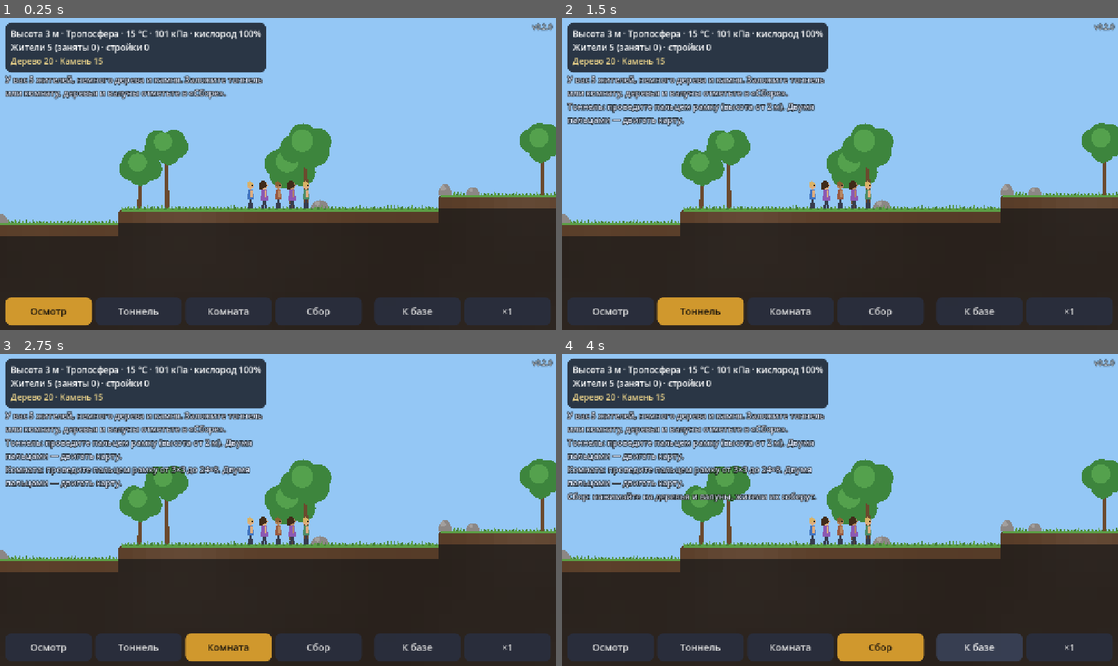
Above: before the commit, frames 1-4 (two rows, left to right).
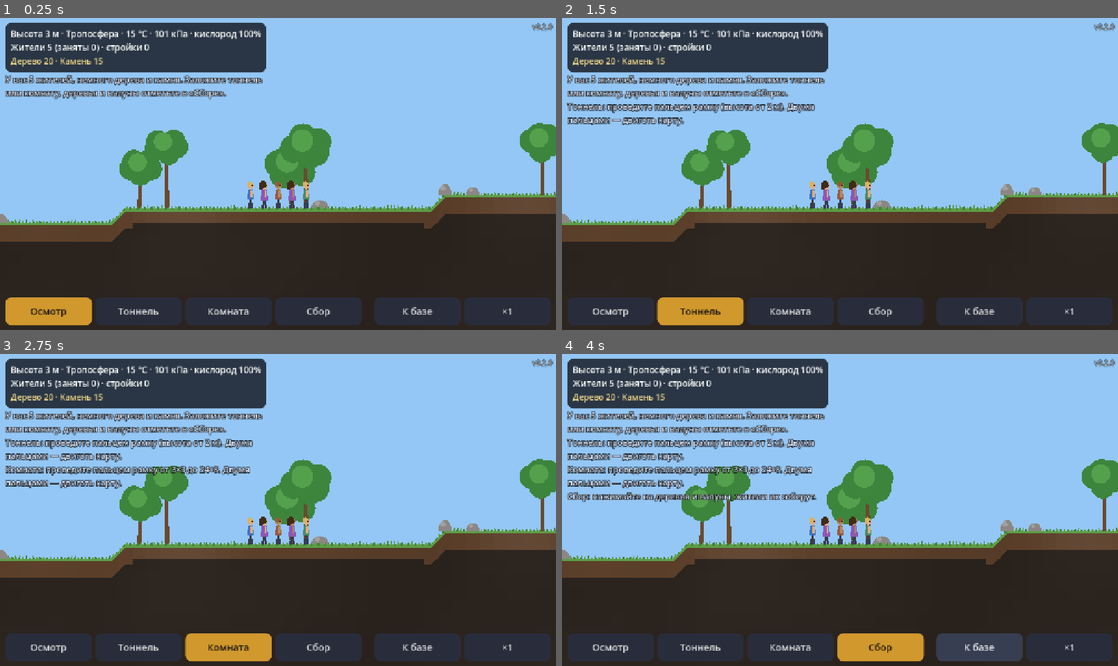
Above: after the commit, the same moments.

Repository: web-static-host/game1
Game: Godot game, scene res://scenes/main.tscn
The game is run twice, just before and just after one commit, with the same random seed, the same clock (stepped at 60 frames per second) and the same inputs.
Inputs:
- Up to frame 1 (0.25 s): no input
- Up to frame 2 (1.5 s): click "Осмотр" at 0.5 s; click "Тоннель" at 1.25 s
- Up to frame 3 (2.75 s): click "Комната" at 2 s
- Up to frame 4 (4 s): click "Сбор" at 2.75 s; click "К базе" at 3.5 s

The runs differ from the first frame. In frame 1, 1.0% of the frame differs, in the area x 0-100%, y 56-72%; in frame 2, 1.0%; in frame 3, 1.0%; in frame 4, 1.0%.

Commit message:
Исправлено: жители бросали комнату после первого ряда; плавный рельеф
- Комнату копали сверху, но не могли спуститься внутрь: в комнатах не было
  лестниц. Теперь при копке стоят леса, в готовой комнате — лестницы у стен
- Предупреждение при закладке стройки без прохода к ней
- Поверхность рисуется плавной линией вместо ступенек, почвенный слой
  постоянной толщины, жители и трава следуют рельефу
- Лист концептов жителей (tests/concepts.gd)

Co-Authored-By: Claude Opus 5.5 <noreply@anthropic.com>
Claude-Session: https://claude.ai/code/session_016LhimkttaYpRVNZ3oj9mAA

Diff:
--- a/scripts/game/colony.gd
+++ b/scripts/game/colony.gd
@@ -26,7 +26,8 @@
 var inventory := {}
 ## Клетки готовых построек: Vector2i -> id проекта.
 var interior := {}
-## Клетки всех комнат (и строящихся): Vector2i -> id проекта.
+## Середина комнат (кроме крайних колонн, где лестницы) после этапа копки:
+## там ходят по полу. Vector2i -> id проекта.
 var room_cells := {}
 ## Занятые цели: ключ -> id жителя.
 var reserved := {}
@@ -123,6 +124,15 @@
 	return ""
 
 
+## Есть ли у зоны выход к открытому пространству или к другой стройке.
+func has_access(r: Rect2i) -> bool:
+	for y in range(r.position.y - 1, r.end.y + 1):
+		for x in range(r.position.x - 1, r.end.x + 1):
+			if world.is_open(x, y) or (not r.has_point(Vector2i(x, y)) and project_at(Vector2i(x, y)) != null):
+				return true
+	return false
+
+
 func create_project(kind: int, r: Rect2i) -> Project:
 	if not validate(kind, r).is_empty():
 		return null
@@ -132,7 +142,6 @@
 	p.kind = kind
 	p.rect = r
 	projects.append(p)
-	_register_room(p)
 	_check_phase(p)
 	return p
 
@@ -162,9 +171,13 @@
 	_log("%s отменена" % p.title(), "info")
 
 
+## Пока комнату копают, в ней леса — по ним можно лазить. Потом лестницы остаются
+## только у боковых стен.
 func _register_room(p: Project) -> void:
-	if p.kind == Project.Kind.ROOM:
-		for c in p.cells():
+	if p.kind != Project.Kind.ROOM or p.phase == Project.Phase.DIG:
+		return
+	for c in p.cells():
+		if c.x > p.rect.position.x and c.x < p.rect.end.x - 1:
 			room_cells[c] = p.id
 
 
@@ -192,6 +205,7 @@
 	_check_liquids(p)
 	if remaining_dig(p).is_empty():
 		p.phase = Project.Phase.BUILD
+		_register_room(p)
 		var lines: PackedStringArray = []
 		for k in p.found:
 			lines.append("%s %d" % [Mat.resource_name(k), p.found[k]])
--- a/scripts/main.gd
+++ b/scripts/main.gd
@@ -303,6 +303,8 @@
 	var lines: PackedStringArray = ["%s %d×%d" % [Project.kind_name(kind), r.size.x, r.size.y]]
 	lines.append("Материалы на 2-м этапе: " + _cost_text(Project.cost_for(kind, r)))
 	lines.append("Сначала жители выкопают зону, потом построят.")
+	if not colony.has_access(r):
+		lines.append("Внимание: к зоне нет прохода — сначала проложите к ней тоннель.")
 	hud.show_info("\n".join(lines), [
 		["Построить", _confirm_pending],
 		["Отмена", _clear_preview],
--- a/scripts/world/chunk_view.gd
+++ b/scripts/world/chunk_view.gd
@@ -7,6 +7,8 @@
 const SIZE := ChunkData.SIZE
 const TILE := 32.0
 const ROUND := 11.0
+## Толщина почвенного слоя вдоль сглаженной поверхности, в клетках.
+const SOIL_BAND := 1.4
 const NEIGHBORS: Array[Vector2i] = [Vector2i(-1, 0), Vector2i(1, 0), Vector2i(0, -1), Vector2i(0, 1), Vector2i(-2, 0), Vector2i(2, 0)]
 const CORNERS: Array[Vector2i] = [Vector2i(-1, -1), Vector2i(1, -1), Vector2i(1, 1), Vector2i(-1, 1)]
 const GRASS := Color(0.36, 0.62, 0.27)
@@ -96,9 +98,15 @@
 	for lx in SIZE:
 		var x := x0 + lx
 		var surf := gen.surface_y(x)
+		# Плавный рельеф: верх земли — ломаная через центры столбцов, а не ступеньки.
+		var line := _surface_line(x, surf)
+		var band_to := ceili(maxf(line.x, line.z) + SOIL_BAND) if not line.is_zero_approx() else surf
+		var soil := rock_color(Mat.TOPSOIL, gen.tint(x, surf))
 		for ly in SIZE:
 			var y := y0 + ly
 			if y < surf:
+				if not line.is_zero_approx() and y + 1 > minf(line.x, line.z):
+					_draw_clipped(lx, ly, line, soil)
 				continue # небо рисует фон
 			var i := ChunkData.idx(lx, ly)
 			var f := chunk.flags[i]
@@ -106,6 +114,16 @@
 			var v := gen.tint(x, y)
 			var r := Rect2(lx * TILE, ly * TILE, TILE, TILE)
 			var depth := y - surf
+			if y < band_to and f & ChunkData.F_DUG == 0 and Mat.is_solid(m):
+				var col := rock_color(m, v) if f & ChunkData.F_REVEALED else fog_color(depth, v)
+				_draw_clipped(lx, ly, line, col)
+				# Почвенный слой постоянной толщины вдоль поверхности скрывает ступеньки.
+				var band := _band_poly(lx, ly, line)
+				for poly in Geometry2D.intersect_polygons(band, _rect_poly(r)):
+					draw_colored_polygon(poly, soil)
+				if y == surf:
+					_draw_smooth_grass(lx, ly, line, x)
+				continue
 			if f & ChunkData.F_REVEALED == 0:
 				draw_rect(r, fog_color(depth, v))
 				continue
@@ -292,3 +310,99 @@
 	draw_circle(p, 11, Color(0, 0, 0, 0.5))
 	draw_circle(p, 9, MARK)
 	draw_colored_polygon(PackedVector2Array([p + Vector2(-5, -3), p + Vector2(5, -3), p + Vector2(0, 5)]), Color(0.2, 0.15, 0.05))
+
+
+
+## Линия поверхности над столбцом x в клетках: (левый край, центр, правый край).
+## Нулевой вектор — сглаживание не нужно (поверхность раскопана).
+func _surface_line(x: int, surf: int) -> Vector3:
+	var top := world.get_flags(x, surf) if world.has_chunk(x >> ChunkData.SHIFT, surf >> ChunkData.SHIFT) else 0
+	if top & ChunkData.F_DUG:
+		return Vector3.ZERO
+	var gen := world.gen
+	return Vector3((gen.surface_y(x - 1) + surf) * 0.5, surf, (surf + gen.surface_y(x + 1)) * 0.5)
+
+
+## Рисует часть клетки ниже линии поверхности.
+func _draw_clipped(lx: int, ly: int, line: Vector3, col: Color) -> void:
+	var pts := clip_below(lx * TILE, ly * TILE, TILE, _line_px(ly, line))
+	if pts.size() >= 3:
+		draw_colored_polygon(pts, col)
+
+
+## Линия в пикселях чанка относительно строки ly: y-координаты (лево, центр, право).
+func _line_px(ly: int, line: Vector3) -> Vector3:
+	var y0 := chunk.cy * SIZE
+	return (line - Vector3(y0, y0, y0)) * TILE
+
+
+## Полигон: квадрат клетки, обрезанный сверху ломаной (x0,l.x)-(xm,l.y)-(x1,l.z).
+static func clip_below(x0: float, top: float, size: float, l: Vector3) -> PackedVector2Array:
+	var bottom := top + size
+	var xs := [x0, x0 + size * 0.5, x0 + size]
+	var ls := [l.x, l.y, l.z]
+	var upper: Array[Vector2] = []
+	for seg in 2:
+		var a := Vector2(xs[seg], ls[seg])
+		var b := Vector2(xs[seg + 1], ls[seg + 1])
+		var pts: Array[Vector2] = [a]
+		if not is_equal_approx(a.y, b.y):
+			var ts: Array[float] = []
+			for yy in [top, bottom]:
+				var t: float = (yy - a.y) / (b.y - a.y)
+				if t > 0.0 and t < 1.0:
+					ts.append(t)
+			ts.sort()
+			for t in ts:
+				pts.append(a.lerp(b, t))
+		pts.append(b)
+		for p in pts:
+			upper.append(Vector2(p.x, clampf(p.y, top, bottom)))
+	var all_bottom := true
+	for p in upper:
+		if p.y < bottom - 0.01:
+			all_bottom = false
+	if all_bottom:
+		return PackedVector2Array()
+	var poly := PackedVector2Array()
+	for p in upper:
+		if poly.is_empty() or not poly[poly.size() - 1].is_equal_approx(p):
+			poly.append(p)
+	var br := Vector2(x0 + size, bottom)
+	var bl := Vector2(x0, bottom)
+	if not poly[poly.size() - 1].is_equal_approx(br):
+		poly.append(br)
+	if not poly[0].is_equal_approx(bl):
+		poly.append(bl)
+	return poly
+
+
+func _draw_smooth_grass(lx: int, ly: int, line: Vector3, x: int) -> void:
+	var l := _line_px(ly, line)
+	var xs := [lx * TILE, lx * TILE + TILE * 0.5, lx * TILE + TILE]
+	var ys := [l.x, l.y, l.z]
+	draw_colored_polygon(PackedVector2Array([
+		Vector2(xs[0], ys[0]), Vector2(xs[1], ys[1]), Vector2(xs[2], ys[2]),
+		Vector2(xs[2], ys[2] + 6), Vector2(xs[1], ys[1] + 6), Vector2(xs[0], ys[0] + 6)]), GRASS)
+	for k in 4:
+		var t := (k + 0.5) / 4.0
+		var bx: float = lerpf(xs[0], xs[2], t)
+		var by: float = lerpf(ys[0], ys[1], t * 2.0) if t < 0.5 else lerpf(ys[1], ys[2], t * 2.0 - 1.0)
+		var hgt := 4.0 + WorldGen.hash01(x, k, 400) * 6.0
+		draw_colored_polygon(PackedVector2Array([
+			Vector2(bx - 3, by + 1), Vector2(bx + 3, by + 1),
+			Vector2(bx + WorldGen.hash01(x, k, 401) * 4.0 - 2.0, by - hgt),
+		]), GRASS_DARK if k % 2 else GRASS)
+
+
+func _band_poly(lx: int, ly: int, line: Vector3) -> PackedVector2Array:
+	var l := _line_px(ly, line)
+	var d := SOIL_BAND * TILE
+	var x0 := lx * TILE
+	return PackedVector2Array([
+		Vector2(x0, l.x), Vector2(x0 + TILE * 0.5, l.y), Vector2(x0 + TILE, l.z),
+		Vector2(x0 + TILE, l.z + d), Vector2(x0 + TILE * 0.5, l.y + d), Vector2(x0, l.x + d)])
+
+
+static func _rect_poly(r: Rect2) -> PackedVector2Array:
+	return PackedVector2Array([r.position, Vector2(r.end.x, r.position.y), r.end, Vector2(r.position.x, r.end.y)])
--- a/scripts/world/structure_layer.gd
+++ b/scripts/world/structure_layer.gd
@@ -66,6 +66,9 @@
 		draw_rect(Rect2(r.position.x, r.position.y, r.size.x, 5), ROOM_FRAME)
 		draw_rect(Rect2(r.position.x, r.position.y, 5, r.size.y), ROOM_FRAME)
 		draw_rect(Rect2(r.end.x - 5, r.position.y, 5, r.size.y), ROOM_FRAME)
+		# Лестницы у боковых стен.
+		for lx in [r.position.x + TILE * 0.5, r.end.x - TILE * 0.5]:
+			_ladder(lx, r.position.y + 5, r.end.y - 6, 1.0)
 		var lamp := Vector2(r.get_center().x, r.position.y + 9)
 		draw_circle(lamp, 14, Color(LAMP, 0.18))
 		draw_circle(lamp, 5, LAMP)
@@ -79,14 +82,7 @@
 func _draw_supports(p: Project, r: Rect2, alpha: float) -> void:
 	var col := Color(BEAM, alpha)
 	if p.rect.size.y > p.rect.size.x:
-		var lx := r.get_center().x - 7
-		var rx := r.get_center().x + 7
-		draw_line(Vector2(lx, r.position.y), Vector2(lx, r.end.y), col, 3.0)
-		draw_line(Vector2(rx, r.position.y), Vector2(rx, r.end.y), col, 3.0)
-		var y := r.position.y + 8
-		while y < r.end.y:
-			draw_line(Vector2(lx, y), Vector2(rx, y), col, 2.5)
-			y += 10
+		_ladder(r.get_center().x, r.position.y, r.end.y, alpha)
 	else:
 		var x := r.position.x + TILE * 0.5
 		while x < r.end.x:
@@ -153,3 +149,13 @@
 		return
 	draw_string_outline(font, p, text, HORIZONTAL_ALIGNMENT_LEFT, -1, 22, 6, Color(0, 0, 0, 0.85))
 	draw_string(font, p, text, HORIZONTAL_ALIGNMENT_LEFT, -1, 22, col)
+
+
+func _ladder(cx: float, top: float, bottom: float, alpha: float) -> void:
+	var col := Color(BEAM, alpha)
+	draw_line(Vector2(cx - 7, top), Vector2(cx - 7, bottom), col, 3.0)
+	draw_line(Vector2(cx + 7, top), Vector2(cx + 7, bottom), col, 3.0)
+	var y := top + 8
+	while y < bottom:
+		draw_line(Vector2(cx - 7, y), Vector2(cx + 7, y), col, 2.5)
+		y += 10
--- a/scripts/world/unit_layer.gd
+++ b/scripts/world/unit_layer.gd
@@ -26,6 +26,13 @@
 	var font := ThemeDB.fallback_font
 	for u in colony.units:
 		var foot := view.cell_to_local(Vector2i.ZERO) + (u.pos + Vector2(0.5, 1.0)) * TILE
+		# На естественном рельефе ноги ставим на сглаженную линию поверхности.
+		var gen := colony.world.gen
+		var cx := roundi(u.pos.x)
+		var below := roundi(u.pos.y) + 1
+		if u.state != Unit.State.FALL and below == gen.surface_y(cx) and not colony.world.is_dug(cx, below) \
+				and not colony.interior.has(Vector2i(cx, below - 1)):
+			foot.y = view.cell_to_local(Vector2i.ZERO).y + gen.surface_smooth(u.pos.x + 0.5) * TILE
 		_draw_unit(u, foot)
 		if u.id == selected_unit:
 			draw_arc(foot + Vector2(0, -26), 34, 0, TAU, 32, Color.WHITE, 2.0)
--- a/scripts/world/world_gen.gd
+++ b/scripts/world/world_gen.gd
@@ -130,6 +130,14 @@
 func surface_y(x: int) -> int:
 	var h := _n_surface.get_noise_1d(x) * 45.0 + _n_hills.get_noise_1d(x) * 5.0
 	return int(round(-h))
+
+
+## Сглаженная линия поверхности (для отрисовки): ломаная через центры столбцов.
+## fx — координата в клетках (дробная), результат — y верха земли в клетках.
+func surface_smooth(fx: float) -> float:
+	var c := fx - 0.5
+	var i := floori(c)
+	return lerpf(surface_y(i), surface_y(i + 1), c - i)
 
 
 ## Глубина (м) нижней границы осадочного чехла в столбце x.
--- /dev/null
+++ b/tests/concepts.gd
@@ -0,0 +1,154 @@
+extends SceneTree
+## Лист концептов жителей: 4 вида, у каждого самец и самка.
+##   xvfb-run godot --path . -s res://tests/concepts.gd -- <файл.png>
+
+var _frame := 0
+var _out := "user://concepts.png"
+
+
+class Sheet extends Node2D:
+	const NAMES := ["Кротоны", "Камешки", "Грибли", "Саламандры"]
+	const NOTES := [
+		"землекопы, бархатная шерсть,\nлапы-лопаты, плохо видят на свету",
+		"живые камни с кристаллами,\nкрепкие и медленные, цвет = порода",
+		"грибной народец, любят сырость\nи темноту, светятся в шахтах",
+		"огнеупорные ящерки,\nне боятся жары у магмы",
+	]
+
+	func _draw() -> void:
+		draw_rect(Rect2(0, 0, 1600, 900), Color(0.12, 0.13, 0.17))
+		var font := ThemeDB.fallback_font
+		for i in 4:
+			var cx := 200.0 + i * 400.0
+			draw_rect(Rect2(cx - 185, 30, 370, 840), Color(0.17, 0.19, 0.25))
+			draw_string(font, Vector2(cx - 180, 90), NAMES[i], HORIZONTAL_ALIGNMENT_CENTER, 360, 40, Color(1, 0.85, 0.5))
+			var lines: PackedStringArray = NOTES[i].split("\n")
+			for k in lines.size():
+				draw_string(font, Vector2(cx - 180, 770 + k * 30), lines[k], HORIZONTAL_ALIGNMENT_CENTER, 360, 18, Color(0.85, 0.88, 0.95))
+			for sex in 2:
+				var foot := Vector2(cx - 85 + sex * 170, 600)
+				draw_set_transform(foot, 0.0, Vector2(3.4, 3.4))
+				match i:
+					0: _mole(sex)
+					1: _rock(sex)
+					2: _shroom(sex)
+					3: _sala(sex)
+				draw_set_transform(Vector2.ZERO)
+				draw_string(font, foot + Vector2(-60, 60), "самка" if sex else "самец", HORIZONTAL_ALIGNMENT_CENTER, 120, 22, Color(0.7, 0.72, 0.8))
+
+	func _eye(p: Vector2, r: float) -> void:
+		draw_circle(p, r, Color.WHITE)
+		draw_circle(p + Vector2(r * 0.25, 0), r * 0.55, Color(0.1, 0.08, 0.1))
+		draw_circle(p + Vector2(r * 0.4, -r * 0.3), r * 0.2, Color.WHITE)
+
+	func _bow(p: Vector2, col: Color) -> void:
+		draw_colored_polygon(PackedVector2Array([p, p + Vector2(-6, -4), p + Vector2(-6, 4)]), col)
+		draw_colored_polygon(PackedVector2Array([p, p + Vector2(6, -4), p + Vector2(6, 4)]), col)
+		draw_circle(p, 1.8, col.darkened(0.2))
+
+	# Кротон: пухлое тело, большие розовые лапы, нос-пятачок, каска.
+	func _mole(sex: int) -> void:
+		var fur := Color(0.36, 0.3, 0.36) if sex == 0 else Color(0.45, 0.36, 0.4)
+		var paw := Color(0.95, 0.66, 0.7)
+		draw_circle(Vector2(-6, -2), 4, paw)
+		draw_circle(Vector2(6, -2), 4, paw)
+		draw_colored_polygon(_ellipse(Vector2(0, -18), 15, 18), fur)
+		draw_colored_polygon(_ellipse(Vector2(0, -14), 9, 11), fur.lightened(0.25))
+		draw_colored_polygon(_ellipse(Vector2(15, -18), 6, 4), paw)
+		draw_colored_polygon(_ellipse(Vector2(-15, -18), 6, 4), paw)
+		for k in 3:
+			draw_line(Vector2(19, -20 + k * 2), Vector2(23, -21 + k * 2.5), Color(0.95, 0.9, 0.85), 1.0)
+		draw_circle(Vector2(0, -30), 3.5, paw.darkened(0.1))
+		draw_circle(Vector2(-5, -34), 1.4, Color(0.05, 0.05, 0.05))
+		draw_circle(Vector2(5, -34), 1.4, Color(0.05, 0.05, 0.05))
+		draw_arc(Vector2(0, -30), 13, PI + 0.25, TAU - 0.25, 16, Color(1, 0.78, 0.15), 5.0)
+		draw_circle(Vector2(0, -41), 2.5, Color(1, 0.95, 0.6))
+		if sex == 1:
+			_bow(Vector2(11, -38), Color(0.9, 0.3, 0.45))
+
+	# Камешек: угловатое каменное тело, кристаллы, светящиеся глаза.
+	func _rock(sex: int) -> void:
+		var stone := Color(0.55, 0.52, 0.5) if sex == 0 else Color(0.66, 0.56, 0.54)
+		var cry := Color(0.45, 0.85, 0.95) if sex == 0 else Color(0.85, 0.5, 0.9)
+		draw_colored_polygon(PackedVector2Array([Vector2(-7, 0), Vector2(-4, -8), Vector2(-1, 0)]), stone.darkened(0.2))
+		draw_colored_polygon(PackedVector2Array([Vector2(1, 0), Vector2(4, -8), Vector2(7, 0)]), stone.darkened(0.2))
+		draw_colored_polygon(PackedVector2Array([
+			Vector2(-14, -8), Vector2(-16, -26), Vector2(-9, -42), Vector2(6, -45),
+			Vector2(15, -32), Vector2(14, -10), Vector2(6, -5), Vector2(-6, -5)]), stone)
+		draw_colored_polygon(PackedVector2Array([Vector2(-9, -42), Vector2(6, -45), Vector2(0, -36)]), stone.lightened(0.15))
+		for k in 3:
+			var b := Vector2(-6 + k * 7, -42 - (k % 2) * 3)
+			draw_colored_polygon(PackedVector2Array([b + Vector2(-3, 2), b + Vector2(0, -9 - k * 2), b + Vector2(3, 2)]), cry)
+		draw_circle(Vector2(-4, -27), 3, cry.lightened(0.4))
+		draw_circle(Vector2(6, -27), 3, cry.lightened(0.4))
+		draw_line(Vector2(-3, -18), Vector2(5, -18), stone.darkened(0.4), 1.5)
+		draw_colored_polygon(PackedVector2Array([Vector2(-18, -26), Vector2(-22, -14), Vector2(-14, -16)]), stone.darkened(0.1))
+		draw_colored_polygon(PackedVector2Array([Vector2(16, -26), Vector2(21, -14), Vector2(13, -16)]), stone.darkened(0.1))
+
+	# Грибль: шляпка, тонкая ножка-тело, светящиеся точки.
+	func _shroom(sex: int) -> void:
+		var cap := Color(0.78, 0.25, 0.22) if sex == 0 else Color(0.55, 0.35, 0.75)
+		var stem := Color(0.95, 0.9, 0.8)
+		draw_line(Vector2(-3, 0), Vector2(-3, -10), stem.darkened(0.2), 3.0)
+		draw_line(Vector2(3, 0), Vector2(3, -10), stem.darkened(0.2), 3.0)
+		draw_colored_polygon(PackedVector2Array([Vector2(-7, -9), Vector2(7, -9), Vector2(5, -30), Vector2(-5, -30)]), stem)
+		draw_line(Vector2(-6, -22), Vector2(-12, -14), stem, 2.5)
+		draw_line(Vector2(6, -22), Vector2(12, -14), stem, 2.5)
+		var pts := PackedVector2Array()
+		for k in 17:
+			var a := PI + k * PI / 16.0
+			pts.append(Vector2(cos(a) * 20, -30 + sin(a) * 16))
+		draw_colored_polygon(pts, cap)
+		for p in [Vector2(-10, -38), Vector2(3, -42), Vector2(11, -34), Vector2(-3, -33)]:
+			draw_circle(p, 2.6, Color(1, 1, 0.85))
+		_eye(Vector2(-2.5, -24), 2.2)
+		_eye(Vector2(3.5, -24), 2.2)
+		if sex == 1:
+			draw_circle(Vector2(-4, -19), 1.4, Color(1, 0.6, 0.65, 0.8))
+			draw_circle(Vector2(5, -19), 1.4, Color(1, 0.6, 0.65, 0.8))
+
+	# Саламандра: прямоходящая ящерка с хвостом и гребнем.
+	func _sala(sex: int) -> void:
+		var skin := Color(0.95, 0.45, 0.2) if sex == 0 else Color(0.95, 0.3, 0.4)
+		var belly := Color(1.0, 0.85, 0.5)
+		draw_polyline(PackedVector2Array([Vector2(-6, -8), Vector2(-14, -4), Vector2(-20, -8), Vector2(-22, -14)]), skin, 4.0)
+		draw_line(Vector2(-3, 0), Vector2(-3, -10), skin.darkened(0.15), 4.0)
+		draw_line(Vector2(4, 0), Vector2(4, -10), skin.darkened(0.15), 4.0)
+		draw_colored_polygon(_ellipse(Vector2(0, -19), 9, 13), skin)
+		draw_colored_polygon(_ellipse(Vector2(1.5, -17), 5, 9), belly)
+		draw_colored_polygon(_ellipse(Vector2(2, -36), 10, 8), skin)
+		for k in 4:
+			var b := Vector2(-8 + k * 3.5, -42 + k * 0.3)
+			draw_colored_polygon(PackedVector2Array([b + Vector2(-2, 2), b + Vector2(0, -5), b + Vector2(2, 2)]), skin.darkened(0.25))
+		_eye(Vector2(5, -38), 3.0)
+		draw_arc(Vector2(7, -33), 3, 0.2, PI - 0.4, 6, Color(0.3, 0.1, 0.05), 1.2)
+		draw_line(Vector2(6, -24), Vector2(12, -18), skin, 3.0)
+		for p in [Vector2(-4, -26), Vector2(-6, -16), Vector2(-3, -10)]:
+			draw_circle(p, 1.2, skin.darkened(0.3))
+		if sex == 1:
+			_bow(Vector2(-4, -44), Color(0.3, 0.75, 0.9))
+
+	func _ellipse(c: Vector2, rx: float, ry: float) -> PackedVector2Array:
+		var pts := PackedVector2Array()
+		for k in 24:
+			var a := k * TAU / 24.0
+			pts.append(c + Vector2(cos(a) * rx, sin(a) * ry))
+		return pts
+
+
+func _initialize() -> void:
+	var a := OS.get_cmdline_user_args()
+	if a.size() > 0:
+		_out = a[0]
+	root.content_scale_mode = Window.CONTENT_SCALE_MODE_DISABLED
+	root.size = Vector2i(1600, 900)
+	root.add_child(Sheet.new())
+
+
+func _process(_d: float) -> bool:
+	_frame += 1
+	if _frame == 5:
+		root.get_texture().get_image().save_png(_out)
+		print("лист: ", _out)
+		return true
+	return false
--- a/tests/run_tests.gd
+++ b/tests/run_tests.gd
@@ -15,6 +15,7 @@
 	test_offline_build()
 	test_pause_and_materials()
 	test_units_realtime()
+	test_room_from_surface_realtime()
 	test_save_roundtrip()
 	test_environment()
 	test_generation_speed()
@@ -225,6 +226,32 @@
 	check(w.feature_at(tree) == WorldGen.FEATURE_NONE and colony.inventory["wood"] > wood, "житель дошёл и срубил дерево (%.0f с)" % t)
 
 
+func test_room_from_surface_realtime() -> void:
+	# Раньше жители выкапывали верхний ряд комнаты и не могли спуститься внутрь.
+	for seed_value in [1, 2, 4]:
+		var colony := _new_colony(seed_value * 1000 + 6)
+		var w := colony.world
+		colony.start_new(0)
+		var s := w.gen.surface_y(4)
+		var room := colony.create_project(Project.Kind.ROOM, Rect2i(3, s, 6, 3))
+		var t := 0.0
+		while t < 2000.0 and room.phase != Project.Phase.DONE:
+			colony.update(0.2)
+			t += 0.2
+		check(room.phase == Project.Phase.DONE, "комната с поверхности построена (seed %d, %.0f с)" % [seed_value, t])
+		# Тоннель вбок от пола готовой комнаты.
+		var drift := colony.create_project(Project.Kind.TUNNEL, Rect2i(9, s + 1, 5, 2))
+		check(drift != null, "тоннель из комнаты заложен")
+		if drift == null:
+			continue
+		t = 0.0
+		while t < 2000.0 and drift.phase != Project.Phase.DONE:
+			colony.update(0.2)
+			t += 0.2
+		check(drift.phase == Project.Phase.DONE, "жители вышли из комнаты и прокопали тоннель (seed %d)" % seed_value)
+	check(not _new_colony(3).has_access(Rect2i(0, 50, 4, 2)), "у зоны в толще породы нет доступа")
+
+
 func test_save_roundtrip() -> void:
 	var path := "user://test_save.json"
 	var colony := _new_colony(4242)
